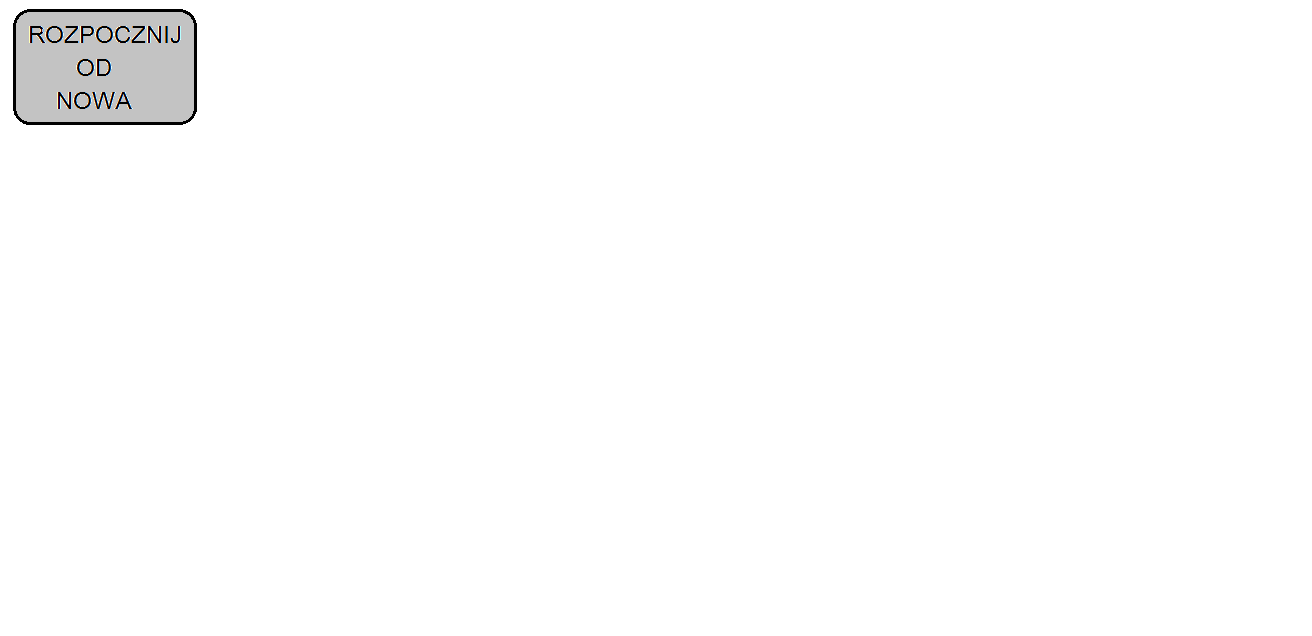
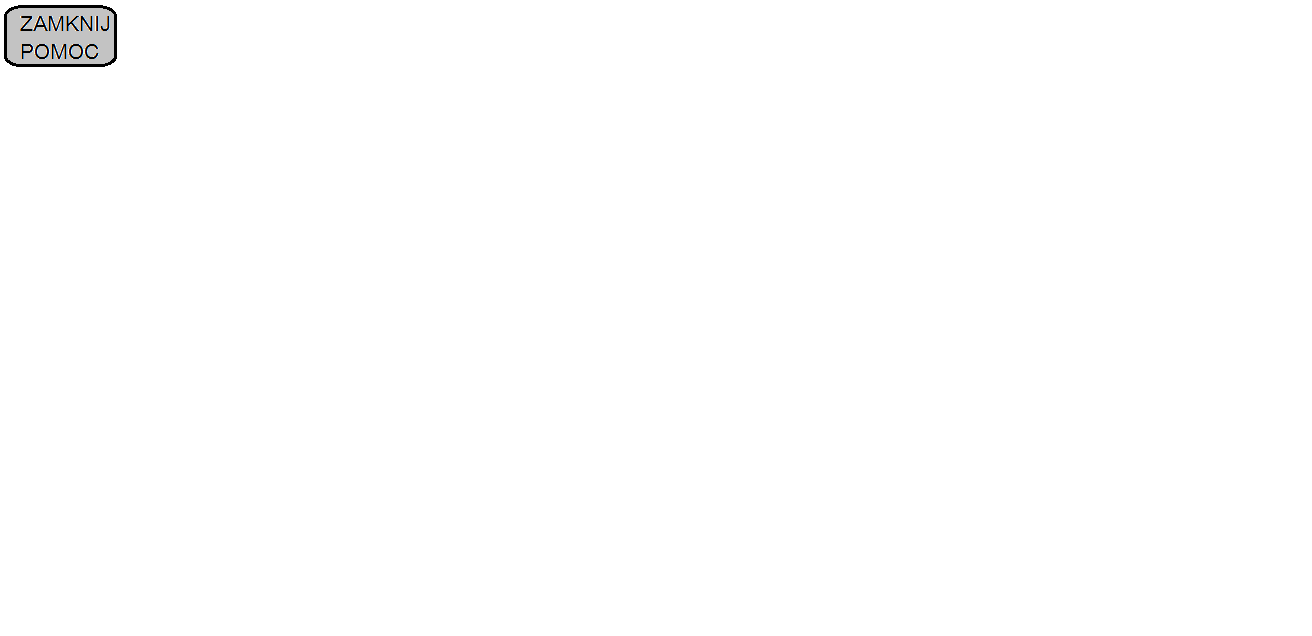
Revision of a layered (1312, 636) image; what changed, layer by layer:
added layer "zamknijpomoc" above "help" over [4, 5, 117, 67]
hid "nowa gra #1" over [13, 9, 197, 125]
